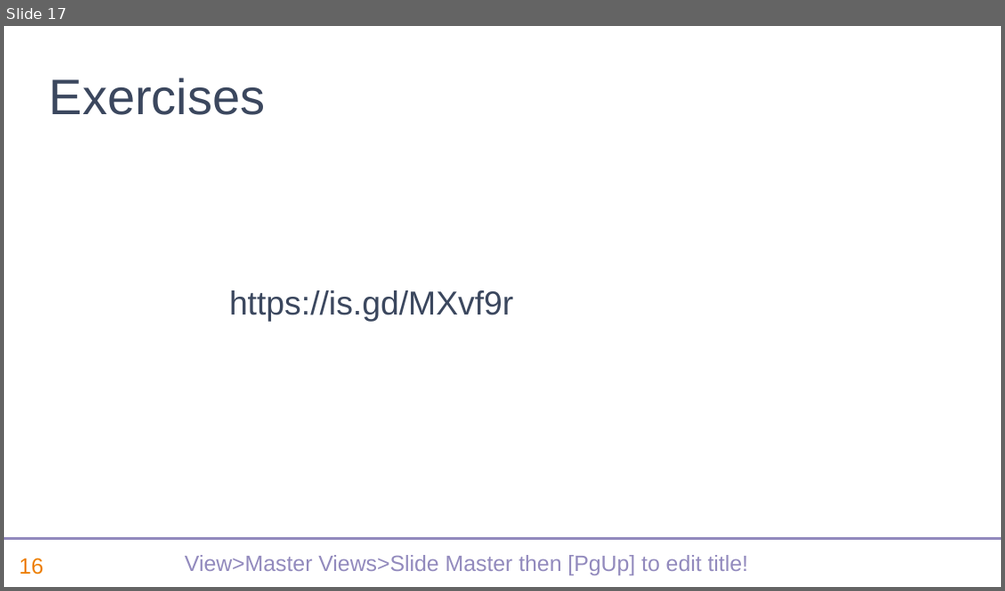
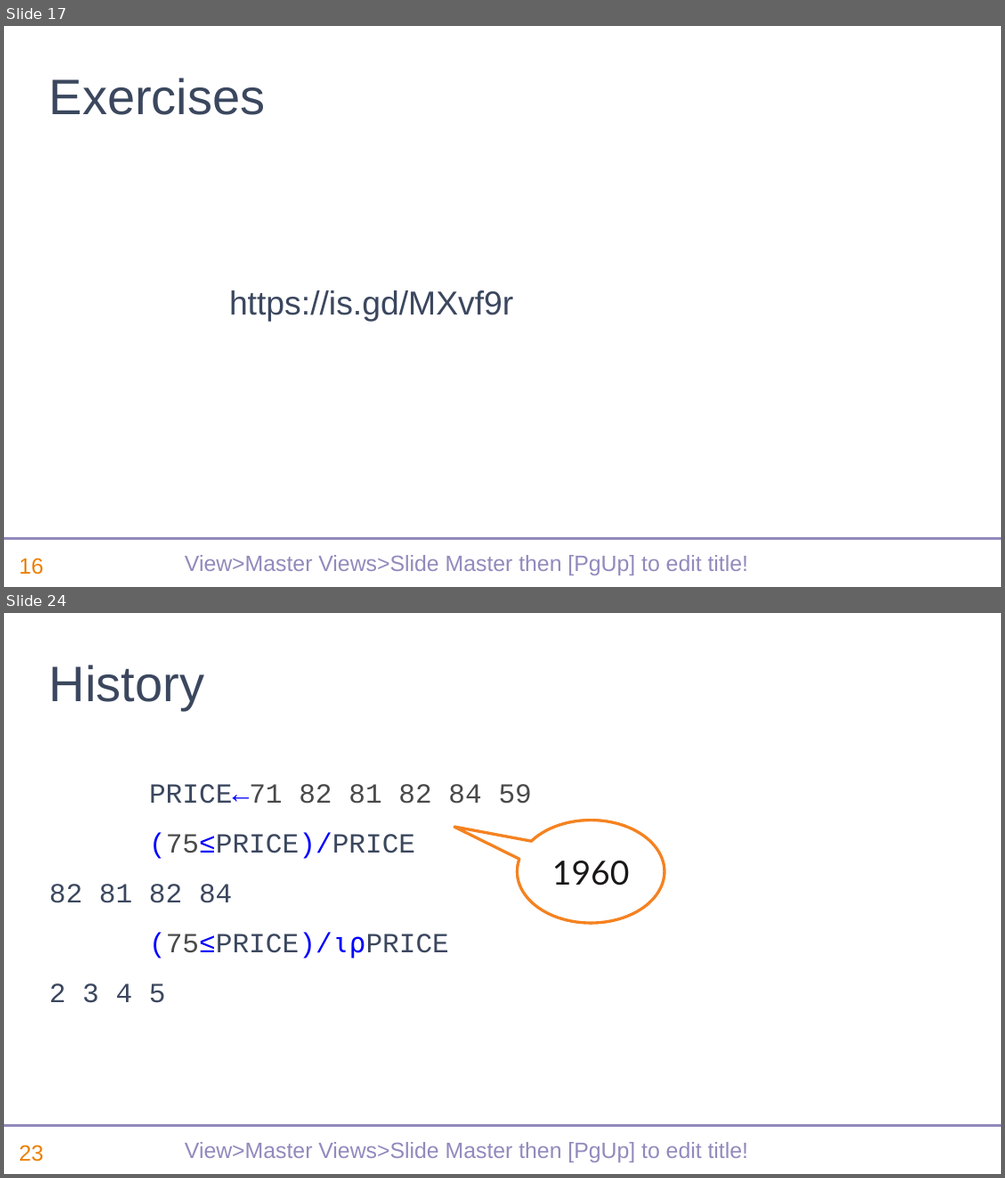
Before and after one commit to dyalog-training/2022-SP1, a slide deck: sp1-recent-features-dyalog.pptx. Shown one above the other, each under a label of ours: slide 17 before the commit, slides 17 and 24 after it; the slides between them are not shown. The pictures are 1005x591 and 1005x1178 pixels, drawn with LibreOffice and Linux fonts; fonts in the diff are those of the drawing; background and template pictures are left out. Boxes give left, top, right and bottom in pixels: in the first picture for what was removed or moved away, otherwise in the second. Text is boxed around its words. In the diff, an @@ line names an element or a change of style, - is before the commit and + after.

```diff
--- a/sp1-recent-features-dyalog.pptx
+++ b/sp1-recent-features-dyalog.pptx
@@ slide 24 added at bbox=[4, 613, 1001, 1174], background #FFFFFF; not listed: 3 template elements that a slide beside it also shows @@
@@ title added at bbox=[49, 665, 204, 710], 36 pt, text #3B475E @@
+History
@@ text added at bbox=[49, 784, 532, 1003], 20 pt, text #3B475E @@
+PRICE←71 82 81 82 84 59
+(75≤PRICE)/PRICE
+82 81 82 84
+(75≤PRICE)/⍳⍴PRICE
+2 3 4 5
@@ speech bubble added at bbox=[518, 820, 665, 923], fill #FFFFFF, outline #F58220 2 pt, 24 pt, text #1A1718 @@
+1966
@@ speech bubble added at bbox=[518, 820, 665, 923], fill #FFFFFF, outline #F58220 2 pt, 24 pt, text #1A1718 @@
+1960
```
Also in this commit, not shown: 19 other slides added.
